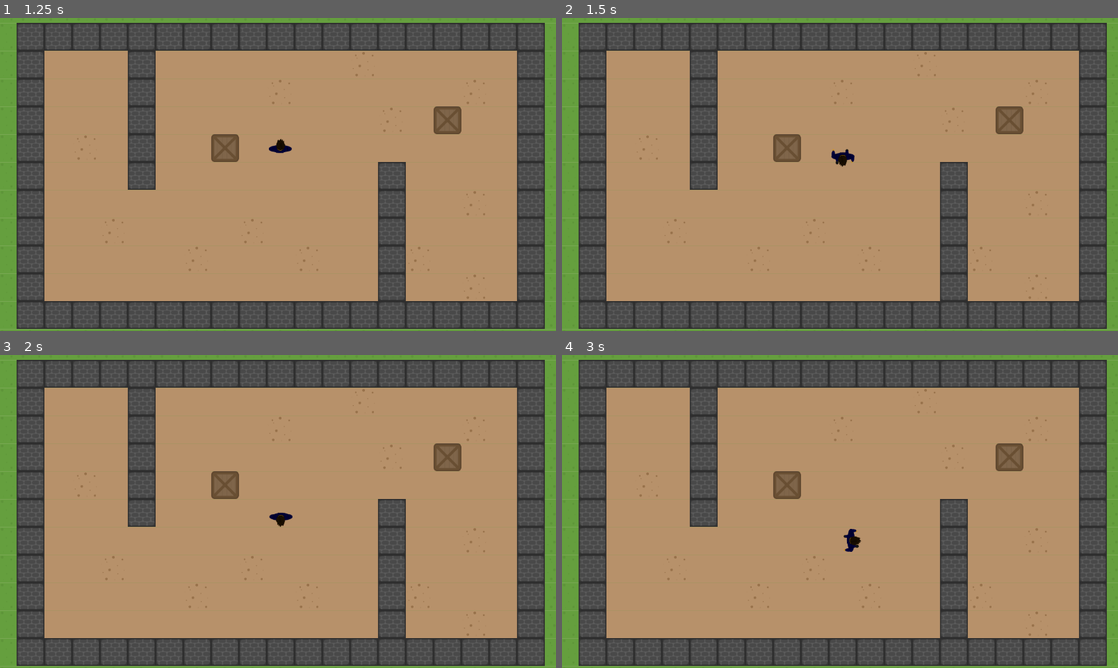
Above: before the commit, frames 1-4 (two rows, left to right).
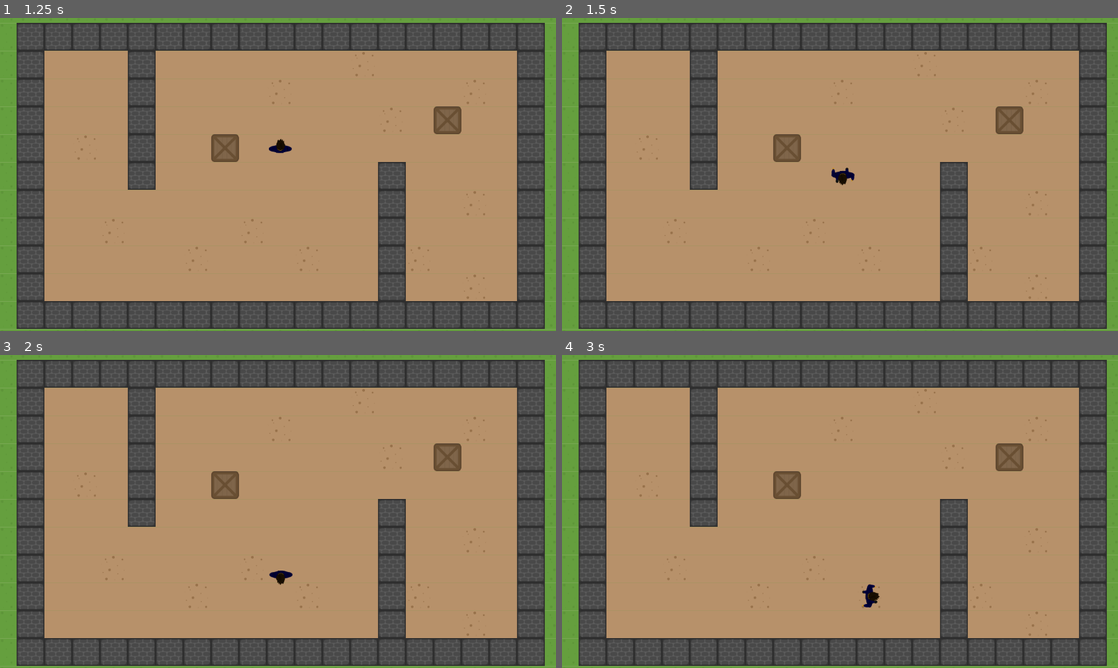
Above: after the commit, the same moments.

Repository: bazanowsky/sokoban-game
Game: Godot game, scene res://scenes/levels/level_1.tscn
The game is run twice, just before and just after one commit, with the same random seed, the same clock (stepped at 60 frames per second) and the same inputs.
Inputs:
- Up to frame 1 (1.25 s): tap Enter at 0.5 s; hold D (move_right) from 0.53 s (still down); hold W (move_top) from 0.53 s (still down)
- Up to frame 2 (1.5 s): tap Space at 1.25 s; release D (move_right) at 1.28 s; release W (move_top) at 1.28 s; hold S (move_down) from 1.28 s (still down); tap W (move_top) at 1.35 s
- Up to frame 3 (2 s): keep holding S (move_down)
- Up to frame 4 (3 s): release S (move_down) at 2.03 s; hold W (move_top) 2.03-2.78 s; hold D (move_right) from 2.03 s (still down); tap Enter at 2.75 s; tap W (move_top) at 2.85 s

Frame 1 is identical in both runs. In frame 2, 0.3% of the frame differs, in the area x 48-53%, y 41-54%; in frame 3, 0.2%; in frame 4, 0.3%.

Commit message:
Add customizable movement duration

Diff:
--- a/scenes/characters/player/player.gd
+++ b/scenes/characters/player/player.gd
@@ -1,7 +1,7 @@
 extends CharacterBody2D
 
 
-@export var SPEED = 300.0
+@export var MOVEMENT_DURATION = 0.2
 
 var moving = false
 var movement_distance = 64;
@@ -17,7 +17,7 @@
 
 	if not moving and direction:
 		var position_tween = create_tween();
-		position_tween.tween_property(self, 'position', position + (direction * movement_distance), 0.6)
+		position_tween.tween_property(self, 'position', position + (direction * movement_distance), MOVEMENT_DURATION)
 		moving = true;
 		await position_tween.finished
 		moving = false
--- a/scenes/characters/player/player.tscn
+++ b/scenes/characters/player/player.tscn
@@ -5,6 +5,21 @@
 
 [sub_resource type="RectangleShape2D" id="RectangleShape2D_7y8cp"]
 size = Vector2(64, 64)
+
+[sub_resource type="Animation" id="Animation_hd2al"]
+length = 0.001
+tracks/0/type = "value"
+tracks/0/imported = false
+tracks/0/enabled = true
+tracks/0/path = NodePath("Sprite2D:frame")
+tracks/0/interp = 1
+tracks/0/loop_wrap = true
+tracks/0/keys = {
+"times": PackedFloat32Array(0),
+"transitions": PackedFloat32Array(1),
+"update": 1,
+"values": [0]
+}
 
 [sub_resource type="Animation" id="Animation_bvvif"]
 resource_name = "move_animation"
@@ -21,21 +36,6 @@
 "transitions": PackedFloat32Array(1, 1, 1, 1, 1, 1),
 "update": 1,
 "values": [0, 1, 2, 3, 4, 5]
-}
-
-[sub_resource type="Animation" id="Animation_hd2al"]
-length = 0.001
-tracks/0/type = "value"
-tracks/0/imported = false
-tracks/0/enabled = true
-tracks/0/path = NodePath("Sprite2D:frame")
-tracks/0/interp = 1
-tracks/0/loop_wrap = true
-tracks/0/keys = {
-"times": PackedFloat32Array(0),
-"transitions": PackedFloat32Array(1),
-"update": 1,
-"values": [0]
 }
 
 [sub_resource type="AnimationLibrary" id="AnimationLibrary_i16ev"]
